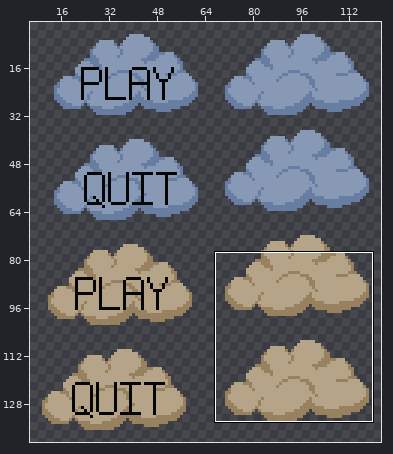
Two versions of one sprite sheet, Assets/Sprites/Boutons.png. The picture above shows the old version from afar; the outline marks the close-up.
Close-up. Before:
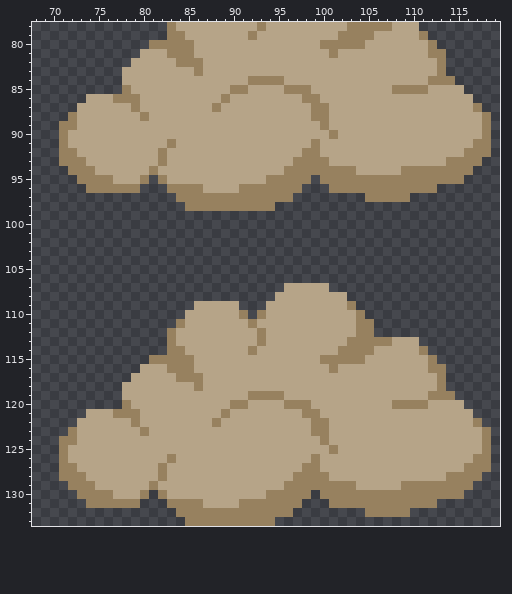
The file is 160x144 pixels. Shown: x 68..119, y 78..133. The wide view leaves out empty margins. The commit also changed other parts of the picture, which this record leaves out.
After the commit:
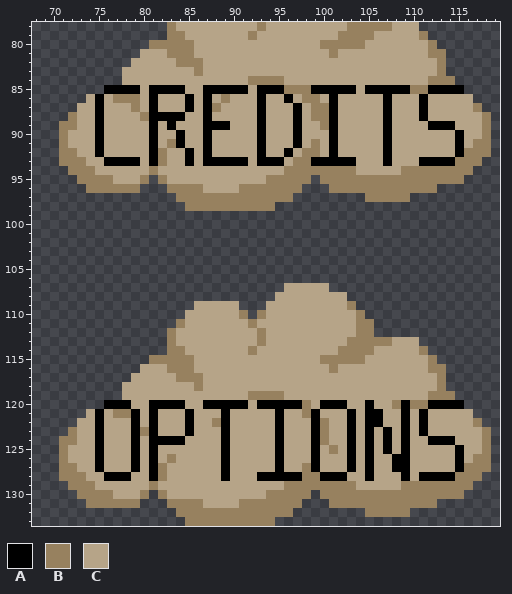
Palette (. is transparent): A #000000  B #97815f  C #b6a488
Diff:
@@ x 68..119 @@
  84 ..........CCCCCCCCCCCCCCBBBBCCCCCCCCCCCCCCCCBBB.....
- 85 ..........BCCCCCCCCCCCBBCCCCBBBCCCCCCCCCBBBBCCCC....
- 86 ......CCCBBBCCCCCCCCCBCCCCCCCCBBCCCCCCCCCCCCCCCCC...
- 87 .....CCCCCCBCCCCCCCCBCCCCCCCCCCBBCCCCCCCCCCCCCCCCB..
- 88 ....BCCCCCCCBCCCCCCCCCCCCCCCCCCBBCCCCCCCCCCCCCCCCCB.
- 89 ...BBCCCCCCCCCCCCCCCCCCCCCCCCCCCBCCCCCCCCCCCCCCCCCB.
- 90 ...BCCCCCCCCCCCCCCCCCCCCCCCCCCCCCBCCCCCCCCCCCCCCCCB.
- 91 ...BCCCCCCCCCCCBCCCCCCCCCCCCCCCBCCCCCCCCCCCCCCCCCBB.
- 92 ...BBCCCCCCCCCBCCCCCCCCCCCCCCCBBCCCCCCCCCCCCCCCCBBB.
- 93 ...BBBCCCCCCCCBCCCCCCCCCCCCCCBBBBCCCCCCCCCCCCCBBBB..
+ 85 ........AAAACAAAACCAAAAACAAABBBAAAAACAAAAABBAAAA....
+ 86 ......CACBBBCACCCACACBCCCACCACBBCACCCCCACCCACCCCC...
+ 87 .....CCACCCBCACCCACABCCCCACCCACBBACCCCCACCCACCCCCB..
+ 88 ....BCCACCCCBAAAACCACCCCCACCCACBBACCCCCACCCACCCCCCB.
+ 89 ...BBCCACCCCCACACCCAAACCCACCCACCBACCCCCACCCCAAACCCB.
+ 90 ...BCCCACCCCCACCACCACCCCCACCCACCCACCCCCACCCCCCCACCB.
+ 91 ...BCCCACCCCCACBACCACCCCCACCCACBCACCCCCACCCCCCCACBB.
+ 92 ...BBCCACCCCCABCCACACCCCCACCACBBCACCCCCACCCCCCCABBB.
+ 93 ...BBBCCAAAACABCCACAAAAACAAACBBAAAAACCCACCCAAAABBB..
  94 ....BBBCCCCCCBCCCCCCCCCCCCCCBBBBBBBBCCCCCBBBBBBBB...
@@ x 68..119 @@
 119 ..........CCCCCCCCCCCCCCBBBBCCCCCCCCCCCCCCCCBBB.....
-120 ..........BCCCCCCCCCCCBBCCCCBBBCCCCCCCCCBBBBCCCC....
-121 ......CCCBBBCCCCCCCCCBCCCCCCCCBBCCCCCCCCCCCCCCCCC...
-122 .....CCCCCCBCCCCCCCCBCCCCCCCCCCBBCCCCCCCCCCCCCCCCB..
-123 ....BCCCCCCCBCCCCCCCCCCCCCCCCCCBBCCCCCCCCCCCCCCCCCB.
-124 ...BBCCCCCCCCCCCCCCCCCCCCCCCCCCCBCCCCCCCCCCCCCCCCCB.
-125 ...BCCCCCCCCCCCCCCCCCCCCCCCCCCCCCBCCCCCCCCCCCCCCCCB.
-126 ...BCCCCCCCCCCCBCCCCCCCCCCCCCCCBCCCCCCCCCCCCCCCCCBB.
-127 ...BBCCCCCCCCCBCCCCCCCCCCCCCCCBBCCCCCCCCCCCCCCCCBBB.
-128 ...BBBCCCCCCCCBCCCCCCCCCCCCCCBBBBCCCCCCCCCCCCCBBBB..
+120 ........AAACCAAAACCAAAAACAAAAABCAAACCACCBABBAAAA....
+121 ......CACBBACACCCACCCACCCCCACCBACCCACAACCACACCCCC...
+122 .....CCACCCACACCCACCBACCCCCACCCABCCACAACCACACCCCCB..
+123 ....BCCACCCABACCCACCCACCCCCACCCABCCACACACACACCCCCCB.
+124 ...BBCCACCCACAAAACCCCACCCCCACCCABCCACACACACCAAACCCB.
+125 ...BCCCACCCACACCCCCCCACCCCCACCCACBCACACACACCCCCACCB.
+126 ...BCCCACCCACACBCCCCCACCCCCACCCACCCACACCAACCCCCACBB.
+127 ...BBCCACCCACABCCCCCCACCCCCACCBACCCACACCAACCCCCABBB.
+128 ...BBBCCAAACCABCCCCCCACCCAAAAABBAAACCACCCACAAAABBB..
 129 ....BBBCCCCCCBCCCCCCCCCCCCCCBBBBBBBBCCCCCBBBBBBBB...
Boxes around the changes in both close-ups, in picture pixels (x1, y1, x2, y2):
changed: (95, 85, 464, 166)
changed: (95, 400, 464, 481)
